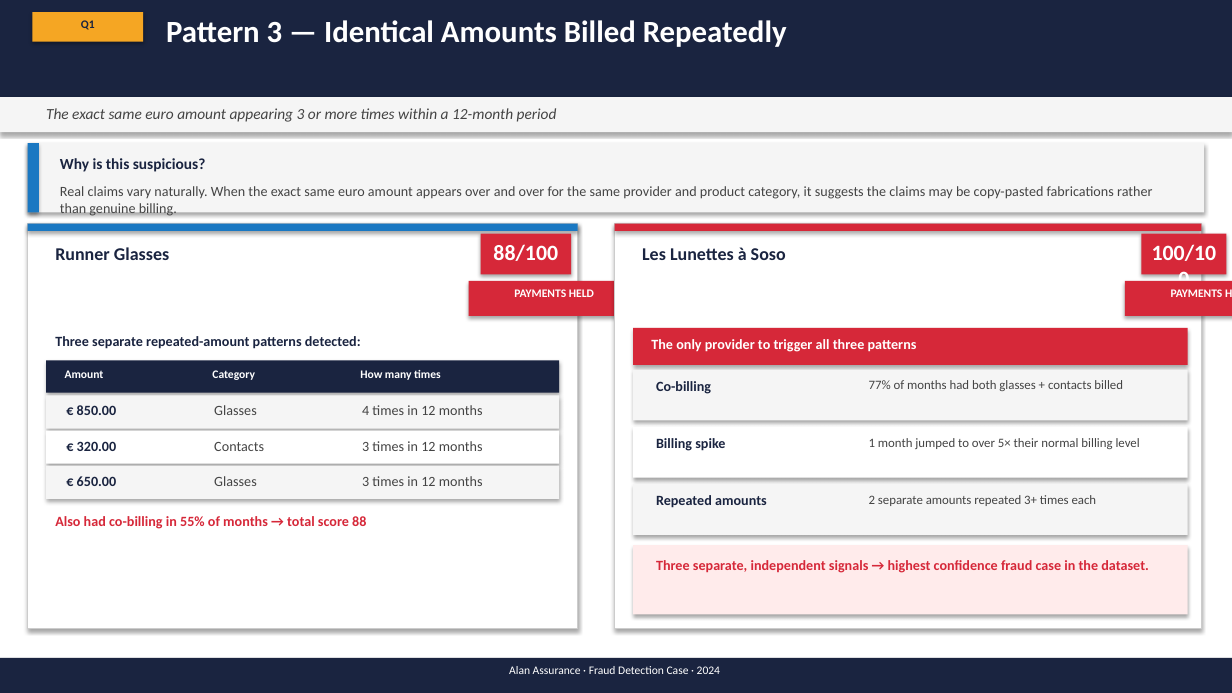
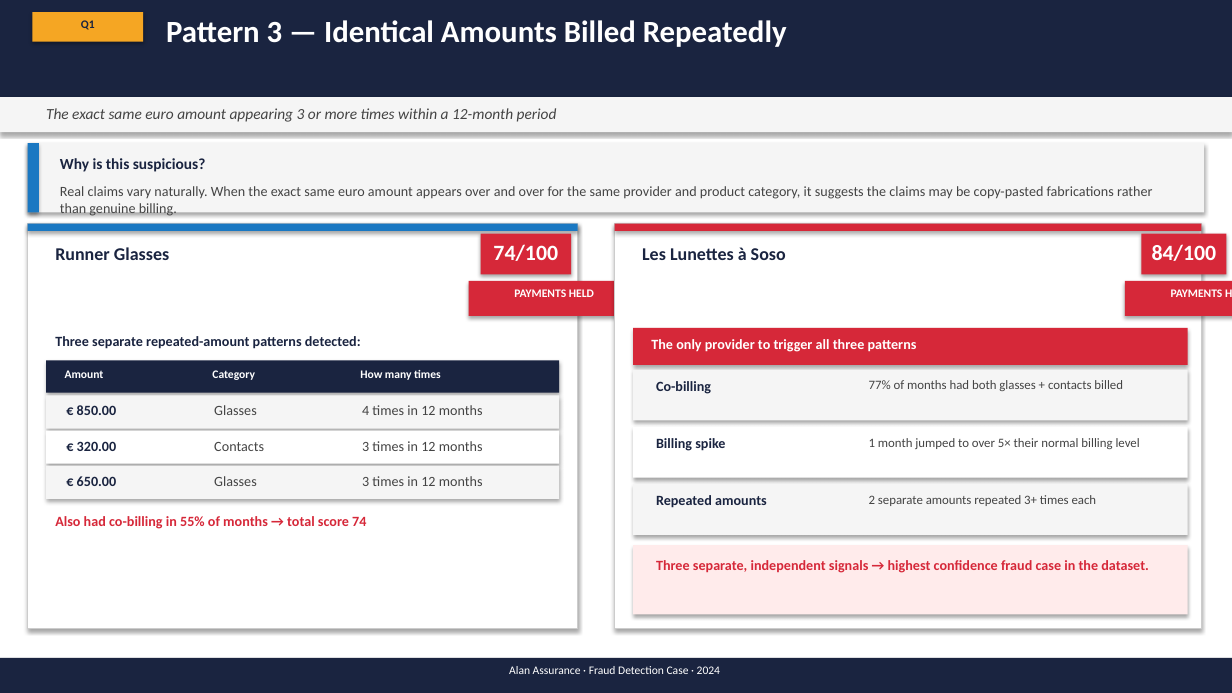
Before and after one commit to MaxwellM34/InsuranceFraudDetection, a slide deck: slide 7 of fraud_ops_presentation_updated.pptx. Drawn at 1232x693 pixels with LibreOffice and Linux fonts; fonts in the diff are those of the drawing. Boxes give left, top, right and bottom in pixels: in the first picture for what was removed or moved away, otherwise in the second. Text is boxed around its words. In the diff, an @@ line names an element or a change of style, - is before the commit and + after.

```diff
--- a/fraud_ops_presentation_updated.pptx
+++ b/fraud_ops_presentation_updated.pptx
@@ text at (x1=493, y1=244, x2=558, y2=261): text changed @@
-88/100
+74/100
@@ text at (x1=1152, y1=244, x2=1217, y2=261): text changed @@
-100/100
+84/100
@@ text at (x1=55, y1=516, x2=366, y2=529): text changed @@
-Also had co-billing in 55% of months → total score 88
+Also had co-billing in 55% of months → total score 74
```
Also in this commit, not shown: 6 other slides changed, 1 other file.
